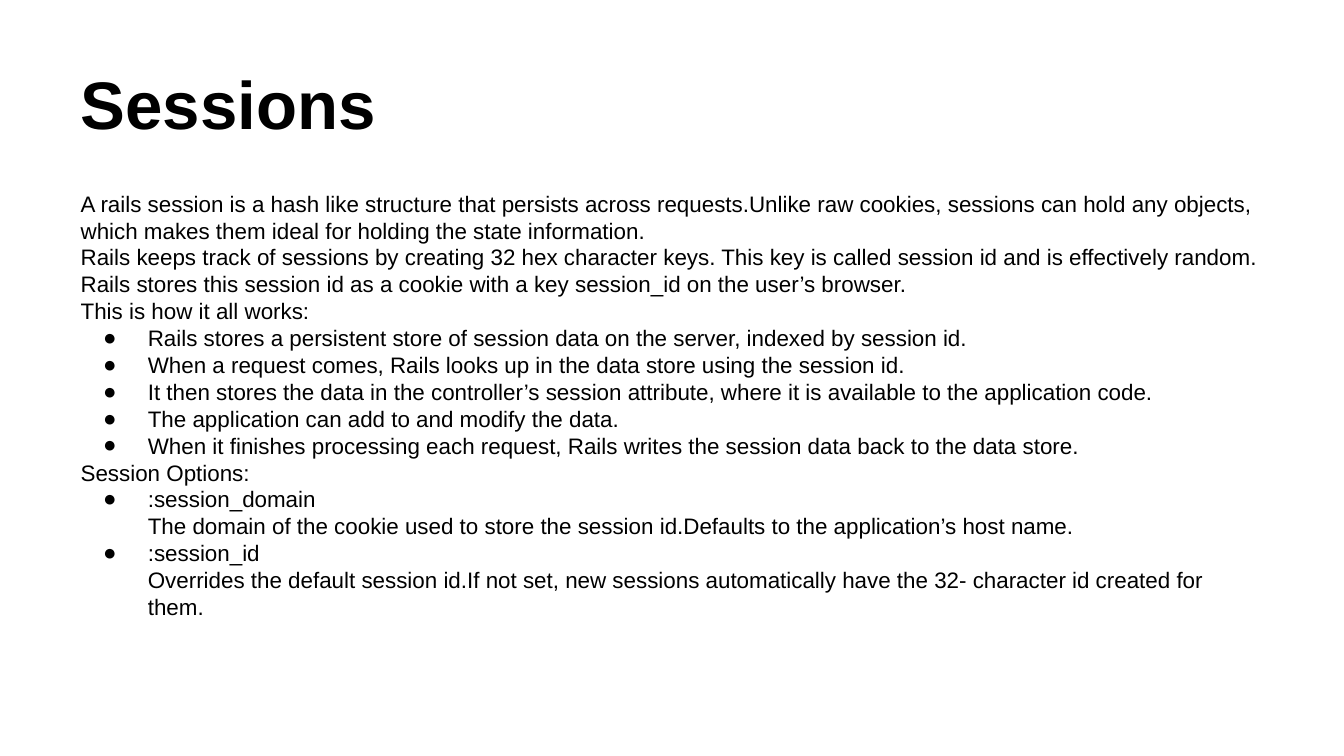
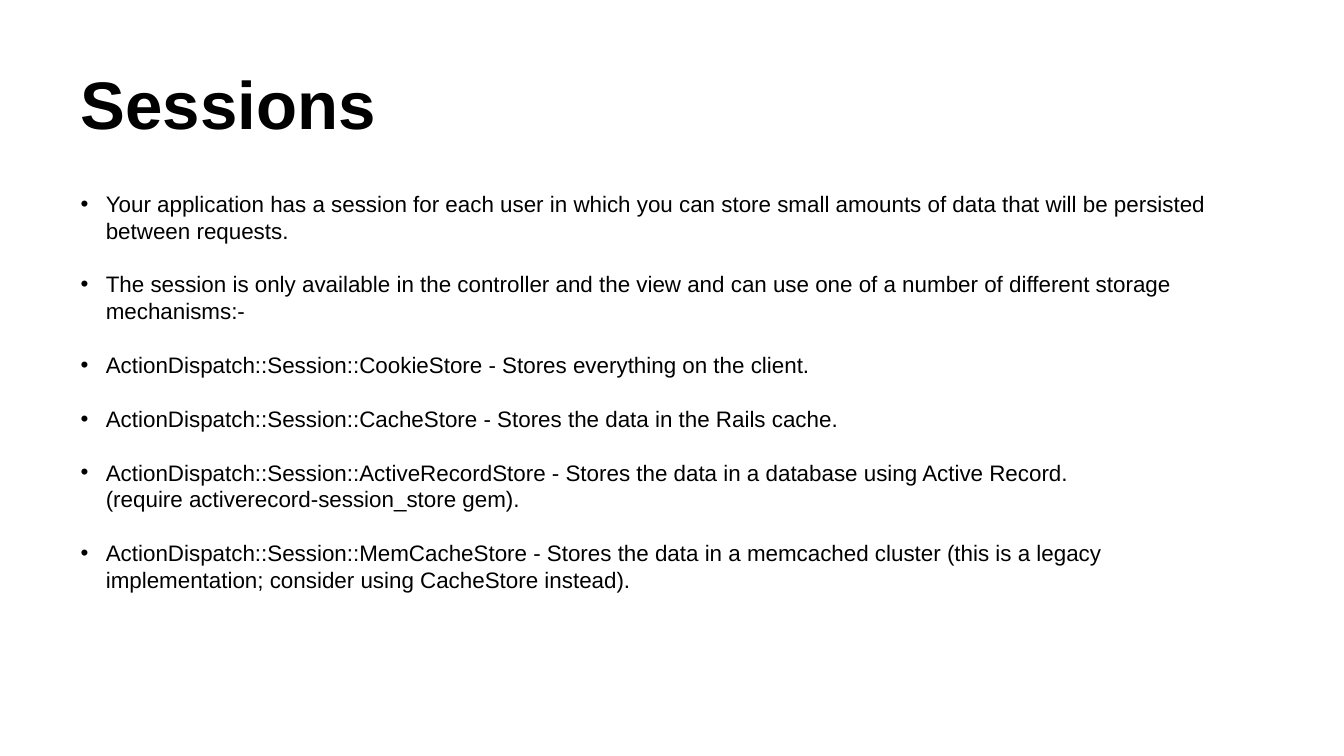
Before and after one commit to rubypool/rails-training-material, a slide deck: slide 10 of Ruby_On_Rails_Deck-Controller.pptx. Drawn at 1344x756 pixels with LibreOffice and Linux fonts; fonts in the diff are those of the drawing. Boxes give left, top, right and bottom in pixels: in the first picture for what was removed or moved away, otherwise in the second. Text is boxed around its words. In the diff, an @@ line names an element or a change of style, - is before the commit and + after.

```diff
--- a/Ruby_On_Rails_Deck-Controller.pptx
+++ b/Ruby_On_Rails_Deck-Controller.pptx
@@ text at (106,195,1205,593): text changed @@
-A rails session is a hash like structure that persists across requests.Unlike raw cookies, sessions can hold any objects, which makes them ideal for holding the state information.
-Rails keeps track of sessions by creating 32 hex character keys. This key is called session id and is effectively random. Rails stores this session id as a cookie with a key session_id on the user’s browser.
-This is how it all works:
-● Rails stores a persistent store of session data on the server, indexed by session id.
-● When a request comes, Rails looks up in the data store using the session id.
-● It then stores the data in the controller’s session attribute, where it is available to the application code.
-● The application can add to and modify the data.
-● When it finishes processing each request, Rails writes the session data back to the data store.
-Session Options:
-● :session_domain
-  The domain of the cookie used to store the session id.Defaults to the application’s host name.
-● :session_id
-  Overrides the default session id.If not set, new sessions automatically have the 32- character id created for them.
+  • Your application has a session for each user in which you can store small amounts of data that will be persisted between requests.
+• The session is only available in the controller and the view and can use one of a number of different storage mechanisms:-
+  • ActionDispatch::Session::CookieStore - Stores everything on the client.
+• ActionDispatch::Session::CacheStore - Stores the data in the Rails cache.
+• ActionDispatch::Session::ActiveRecordStore - Stores the data in a database using Active Record. (require activerecord-session_store gem).
+  • ActionDispatch::Session::MemCacheStore - Stores the data in a memcached cluster (this is a legacy implementation; consider using CacheStore instead).
```
Also in this commit, not shown: 3 other slides changed, 20 slides added, 10 slides removed, 1 other file.
